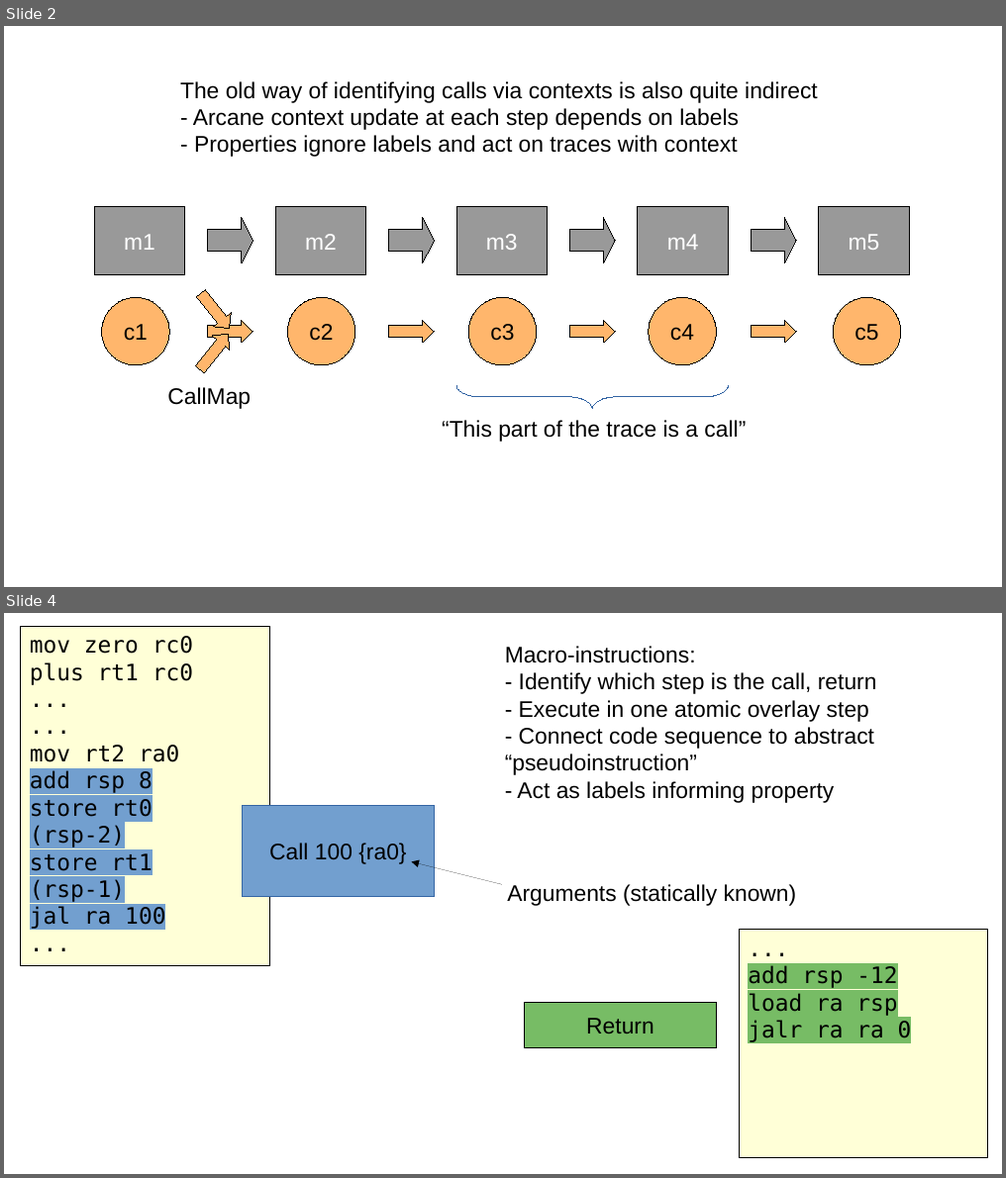
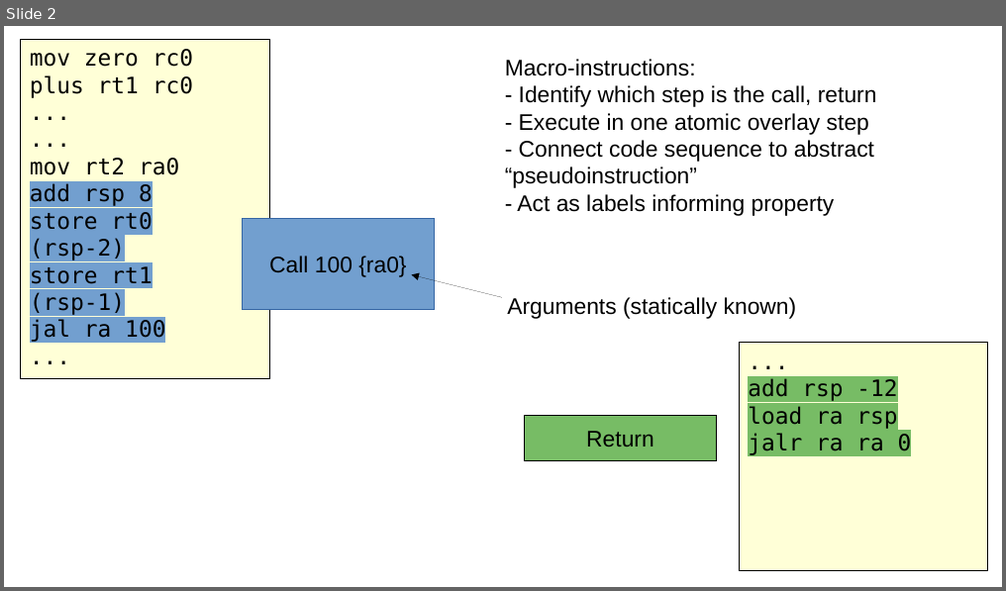
Before and after one commit to bcpierce00/interfering, a slide deck: submission5/StackPres.odp. Shown one above the other, each under a label of ours: slides 2 and 4 before the commit, slide 2 after it; the slides between them are not shown. The pictures are 1006x1178 and 1006x591 pixels, drawn with LibreOffice and Linux fonts; fonts in the diff are those of the drawing. Boxes give left, top, right and bottom in pixels: in the first picture for what was removed or moved away, otherwise in the second. Text is boxed around its words. In the diff, an @@ line names an element or a change of style, - is before the commit and + after.

```diff
--- a/submission5/StackPres.odp
+++ b/submission5/StackPres.odp
@@ slide 2 removed at [4, 26, 1002, 587], background #FFFFFF @@
@@ text removed at [180, 81, 818, 157] @@
-The old way of identifying calls via contexts is also quite indirect
-- Arcane context update at each step depends on labels
-- Properties ignore labels and act on traces with context
@@ rectangle removed at [94, 207, 185, 275] @@
-m1
@@ right arrow removed at [208, 218, 253, 264] @@
@@ rectangle removed at [275, 207, 366, 275] @@
-m2
@@ right arrow removed at [389, 218, 434, 264] @@
@@ rectangle removed at [456, 207, 548, 275] @@
-m3
@@ right arrow removed at [570, 218, 615, 264] @@
@@ rectangle removed at [638, 207, 729, 275] @@
-m4
@@ right arrow removed at [751, 218, 796, 264] @@
@@ rectangle removed at [819, 207, 910, 275] @@
-m5
@@ right arrow removed at [192, 286, 238, 336] @@
@@ ellipse removed at [102, 297, 169, 366] @@
-c1
@@ right arrow removed at [208, 320, 253, 343] @@
@@ ellipse removed at [287, 297, 355, 366] @@
-c2
@@ right arrow removed at [389, 320, 434, 343] @@
@@ ellipse removed at [468, 297, 537, 366] @@
-c3
@@ right arrow removed at [570, 320, 615, 343] @@
@@ ellipse removed at [648, 297, 717, 366] @@
-c4
@@ right arrow removed at [751, 320, 796, 343] @@
@@ ellipse removed at [834, 297, 901, 366] @@
-c5
@@ right arrow removed at [191, 327, 237, 376] @@
@@ text removed at [167, 387, 251, 409] @@
-CallMap
@@ freeform shape removed at [456, 386, 728, 408] @@
@@ text removed at [442, 420, 746, 442] @@
-“This part of the trace is a call”
@@ what was slide 4 is now slide 2 @@
```
Also in this commit, not shown: 2 slides changed, 8 slides added, 4 other slides removed, 1 other file.
